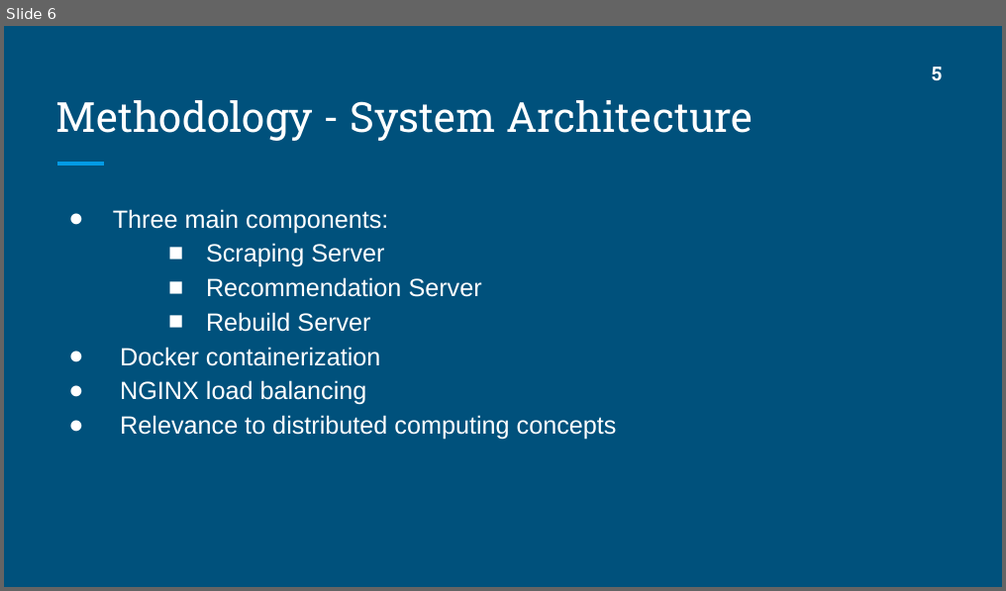
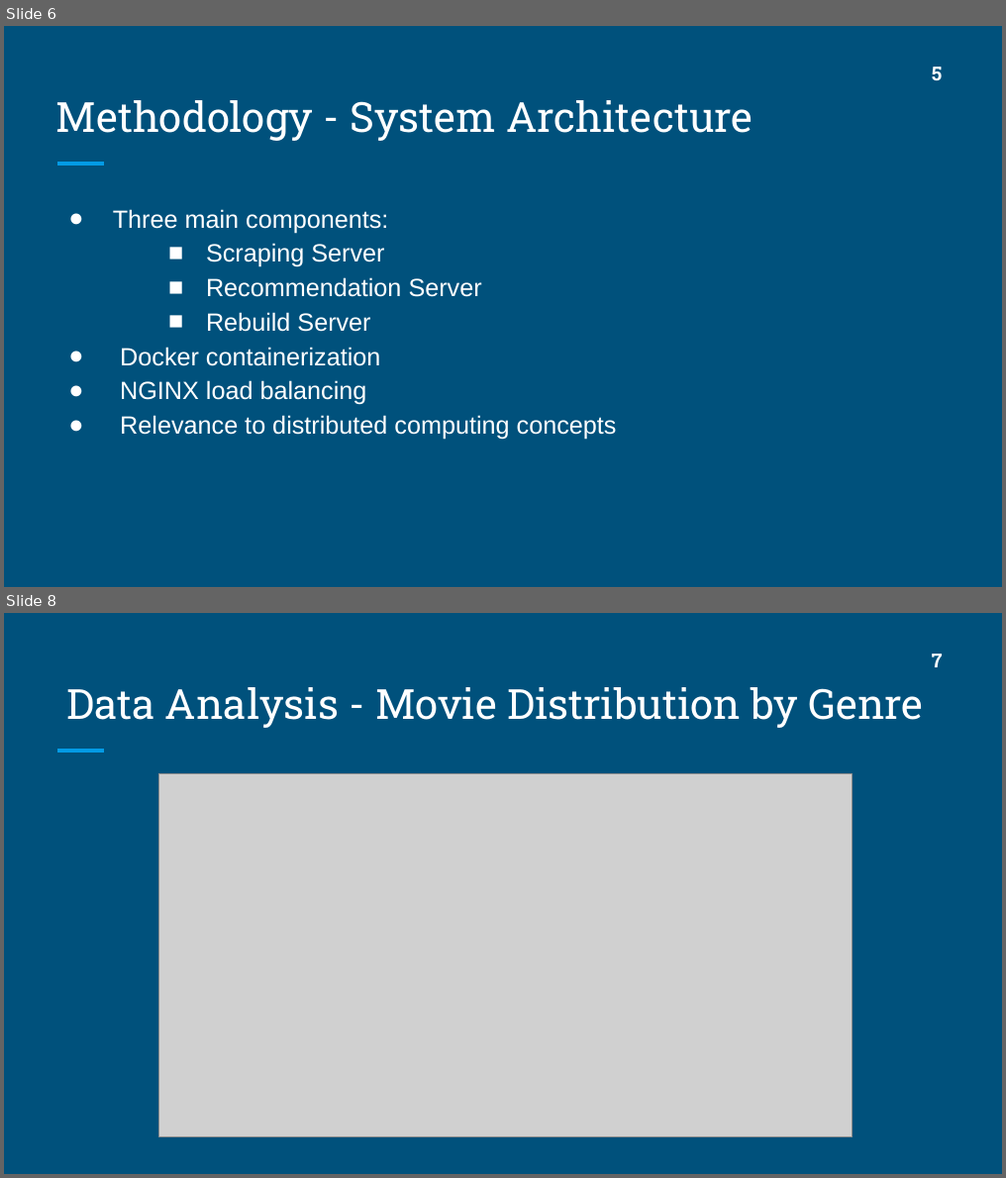
Before and after one commit to sakibrokoni/CSE707, a slide deck: Task 4b/CSE707_Task 4b_Group6.pptx. Shown one above the other, each under a label of ours: slide 6 before the commit, slides 6 and 8 after it; the slides between them are not shown. The pictures are 1006x591 and 1006x1178 pixels, drawn with LibreOffice and Linux fonts; fonts in the diff are those of the drawing; grey boxes stand for pictures. Boxes give left, top, right and bottom in pixels: in the first picture for what was removed or moved away, otherwise in the second. Text is boxed around its words. In the diff, an @@ line names an element or a change of style, - is before the commit and + after.

```diff
--- a/Task 4b/CSE707_Task 4b_Group6.pptx
+++ b/Task 4b/CSE707_Task 4b_Group6.pptx
@@ slide 8 added at (x1=4, y1=613, x2=1002, y2=1174), background #00517C; not listed: 1 template element that a slide beside it also shows @@
@@ text added at (x1=932, y1=654, x2=943, y2=667), 14 pt, text #FFFFFF, bold @@
+7
@@ title added at (x1=66, y1=687, x2=923, y2=728), 30 pt, text #FFFFFF @@
+Data Analysis - Movie Distribution by Genre
@@ picture added at (x1=158, y1=773, x2=851, y2=1137) @@
```
Also in this commit, not shown: 16 slides changed, 2 other slides added, 1 other file.
